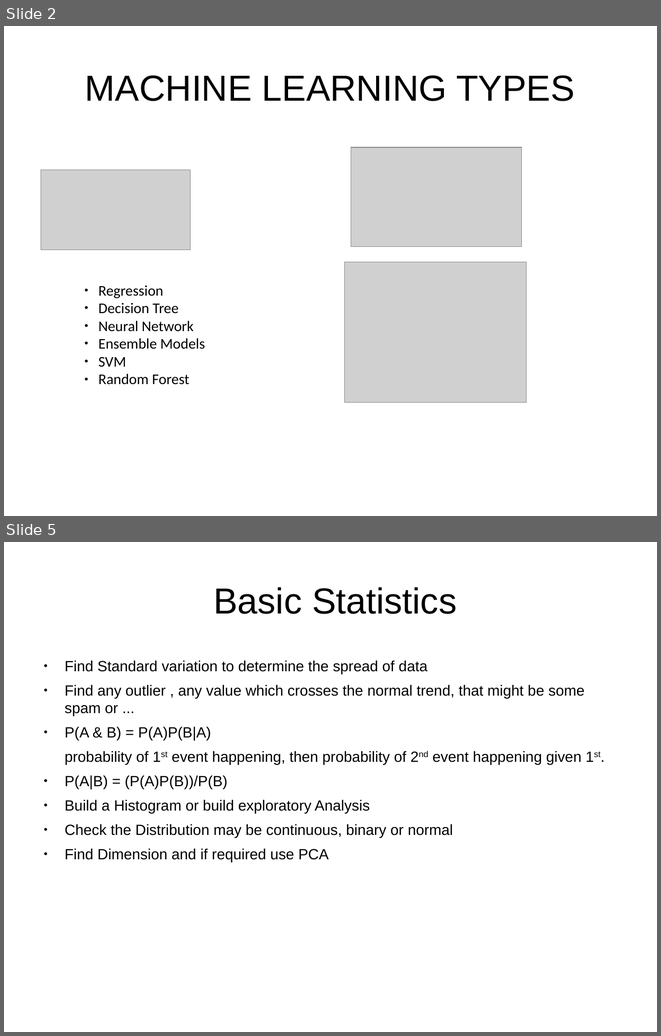
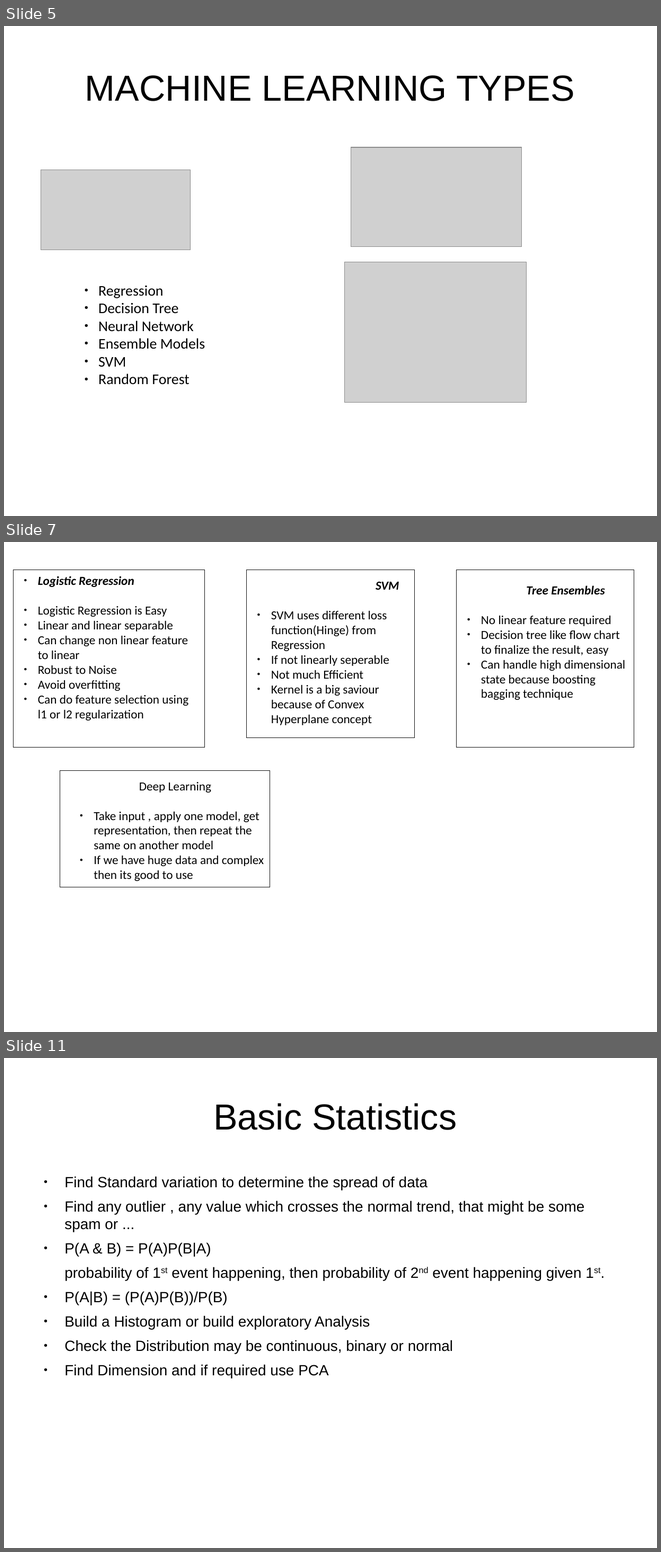
Before and after one commit to abhishek-ch/evolveML, a slide deck: data/smaato.odp. Shown one above the other, each under a label of ours: slides 2 and 5 before the commit, slides 5, 7 and 11 after it; the slides between them are not shown. The pictures are 661x1036 and 661x1552 pixels, drawn with LibreOffice and Linux fonts; fonts in the diff are those of the drawing; grey boxes stand for pictures. Boxes give left, top, right and bottom in pixels: in the first picture for what was removed or moved away, otherwise in the second. Text is boxed around its words. In the diff, an @@ line names an element or a change of style, - is before the commit and + after.

```diff
--- a/data/smaato.odp
+++ b/data/smaato.odp
@@ slide 7 added at bbox=[4, 542, 657, 1032], background #FFFFFF @@
@@ rectangle added at bbox=[14, 570, 205, 747], fill #FFFFFF, outline #111111 0 pt @@
@@ rectangle added at bbox=[246, 570, 414, 738], fill #FFFFFF, outline #111111 0 pt @@
@@ rectangle added at bbox=[457, 570, 634, 747], fill #FFFFFF, outline #111111 0 pt @@
@@ text added at bbox=[38, 576, 188, 721], 15 pt, text #000000 @@
+● Logistic Regression
+● Logistic Regression is Easy
+● Linear and linear separable
+● Can change non linear feature to linear
+● Robust to Noise
+● Avoid overfitting
+● Can do feature selection using l1 or l2 regularization
@@ text added at bbox=[271, 581, 399, 725], 15 pt, text #000000 @@
+SVM
+● SVM uses different loss function(Hinge) from Regression
+● If not linearly seperable
+● Not much Efficient
+● Kernel is a big saviour because of Convex Hyperplane concept
@@ text added at bbox=[481, 585, 625, 700], 15 pt, text #000000 @@
+Tree Ensembles
+● No linear feature required
+● Decision tree like flow chart to finalize the result, easy
+● Can handle high dimensional state because boosting bagging technique
@@ rectangle added at bbox=[60, 771, 270, 887], fill #FFFFFF, outline #111111 0 pt @@
@@ text added at bbox=[94, 782, 264, 881], 15 pt, text #000000 @@
+Deep Learning
+● Take input , apply one model, get representation, then repeat the same on another model
+● If we have huge data and complex then its good to use
@@ what was slide 2 is now slide 5 @@
@@ what was slide 5 is now slide 11 @@
```
Also in this commit, not shown: 6 slides changed, 1 other slide added.
